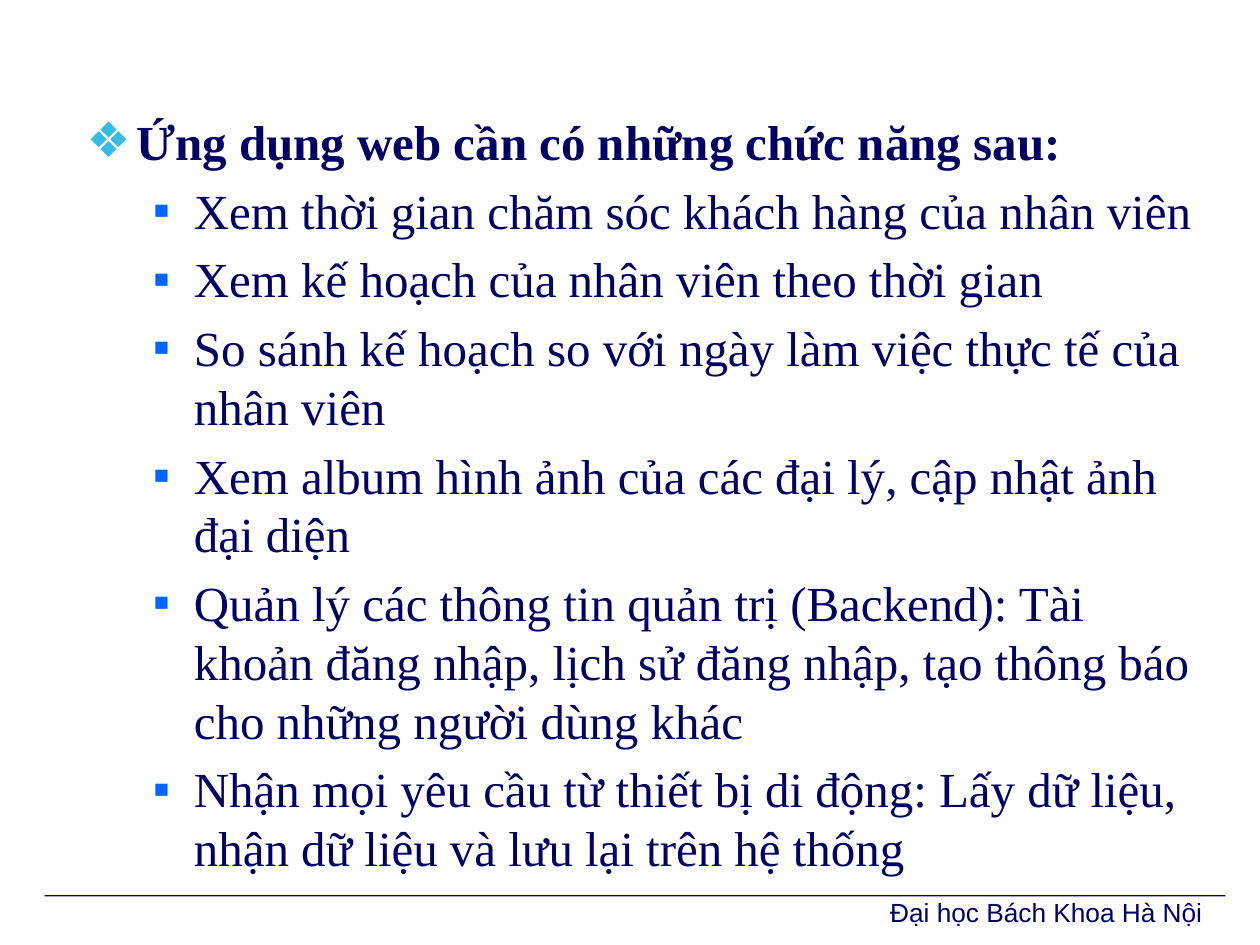
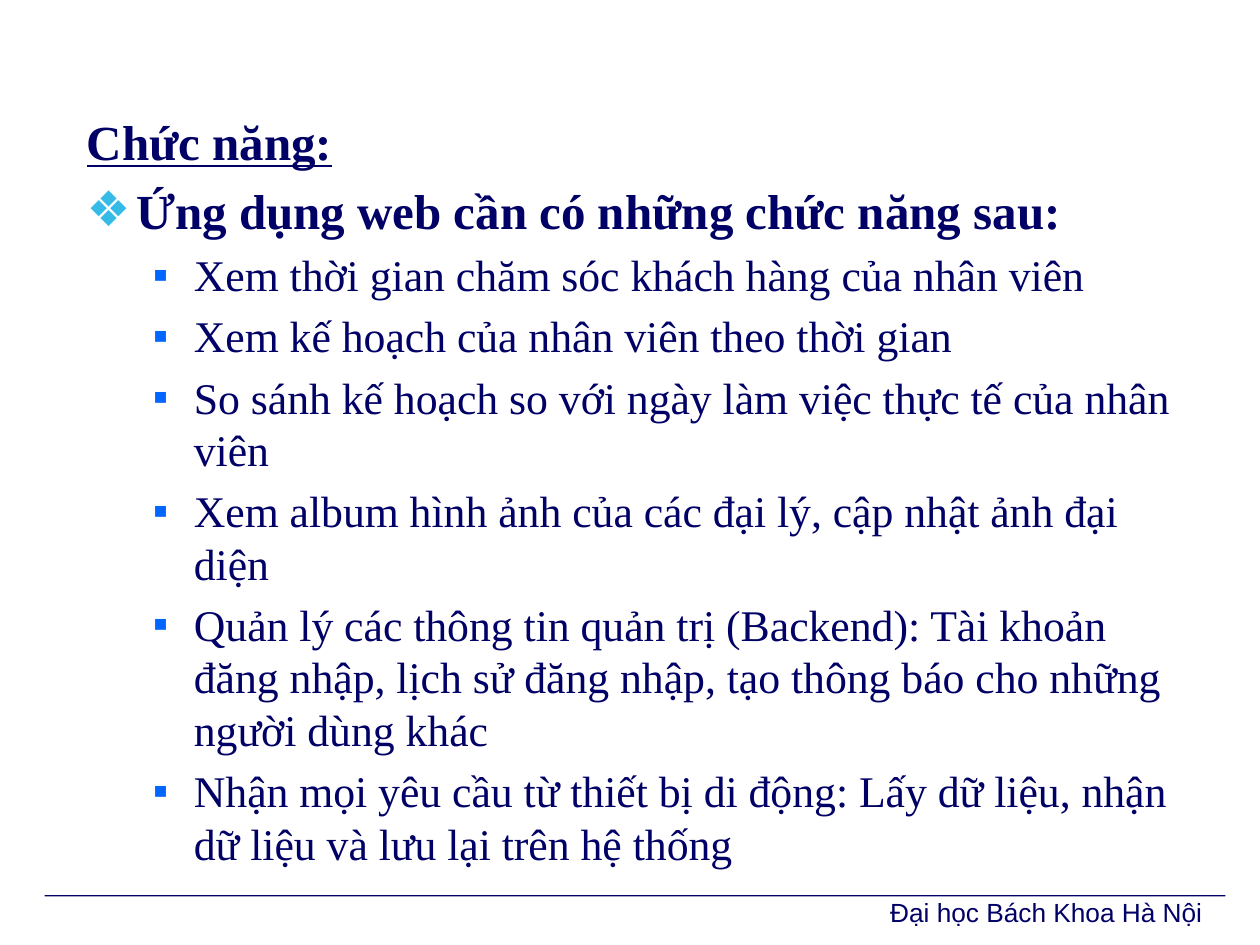
Before and after one commit to PhoenixNguyen/Graduate_Project, a slide deck: slide 11 of Report/BaoVe/TrinhDien/Slide.pptx. Drawn at 1260x945 pixels with LibreOffice and Linux fonts; fonts in the diff are those of the drawing; background and template pictures are left out. Boxes give left, top, right and bottom in pixels: in the first picture for what was removed or moved away, otherwise in the second. Text is boxed around its words. In the diff, an @@ line names an element or a change of style, - is before the commit and + after.

```diff
--- a/Report/BaoVe/TrinhDien/Slide.pptx
+++ b/Report/BaoVe/TrinhDien/Slide.pptx
@@ text at (x1=87, y1=125, x2=333, y2=170): paragraph added @@
+Chức năng:
@@ text at (x1=194, y1=260, x2=1170, y2=868): size 28 to 25 pt in "Xem thời gian chăm sóc khách hàng ...", "Xem kế hoạch của nhân viên theo ...", "So sánh kế hoạch so với ngày ...", "Xem album hình ảnh của các đại ..." and 2 more places @@
```
Also in this commit, not shown: 5 other slides changed, 1 other file.
